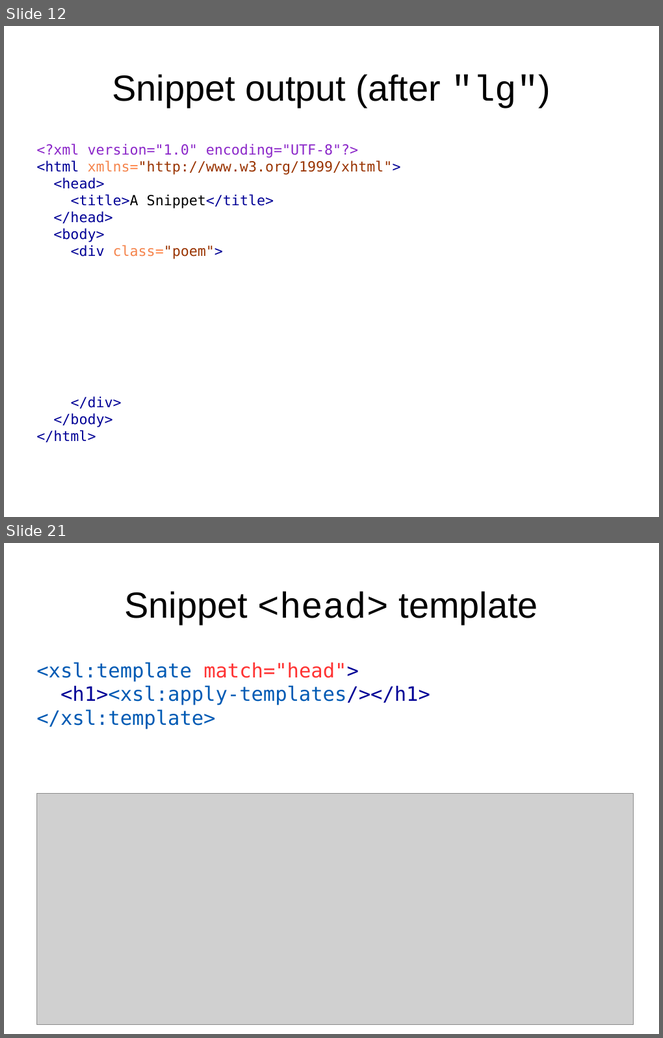
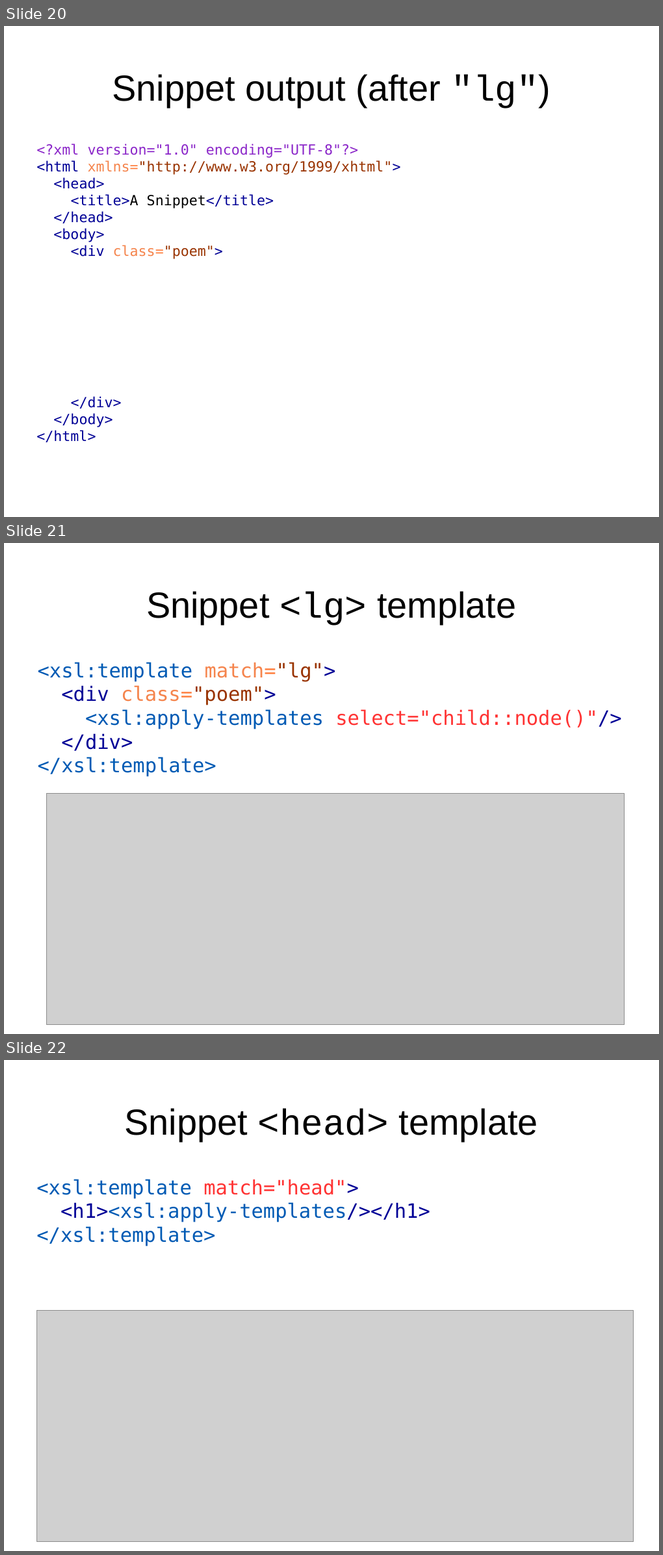
Before and after one commit to martindholmes/XSLT_workshops, a slide deck: intro/presentations/06_processing_model.odp. Shown one above the other, each under a label of ours: slides 12 and 21 before the commit, slides 20, 21 and 22 after it; the slides between them are not shown. The pictures are 663x1038 and 663x1555 pixels, drawn with LibreOffice and Linux fonts; fonts in the diff are those of the drawing; grey boxes stand for pictures. Boxes give left, top, right and bottom in pixels: in the first picture for what was removed or moved away, otherwise in the second. Text is boxed around its words. In the diff, an @@ line names an element or a change of style, - is before the commit and + after.

```diff
--- a/intro/presentations/06_processing_model.odp
+++ b/intro/presentations/06_processing_model.odp
@@ slide 21 added at [4,543,659,1034], background #FFFFFF @@
@@ title added at [146,591,516,626], 44 pt, text #000000 @@
+Snippet <lg> template
@@ text added at [38,662,622,776], 24 pt, text #005AB4 @@
+<xsl:template match="lg">
+<div class="poem">
+<xsl:apply-templates select="child::node()"/>
+</div>
+</xsl:template>
@@ picture added at [46,794,625,1025] @@
@@ what was slide 12 is now slide 20 @@
@@ what was slide 21 is now slide 22 @@
```
Also in this commit, not shown: 1 slide changed, 10 other slides added.
